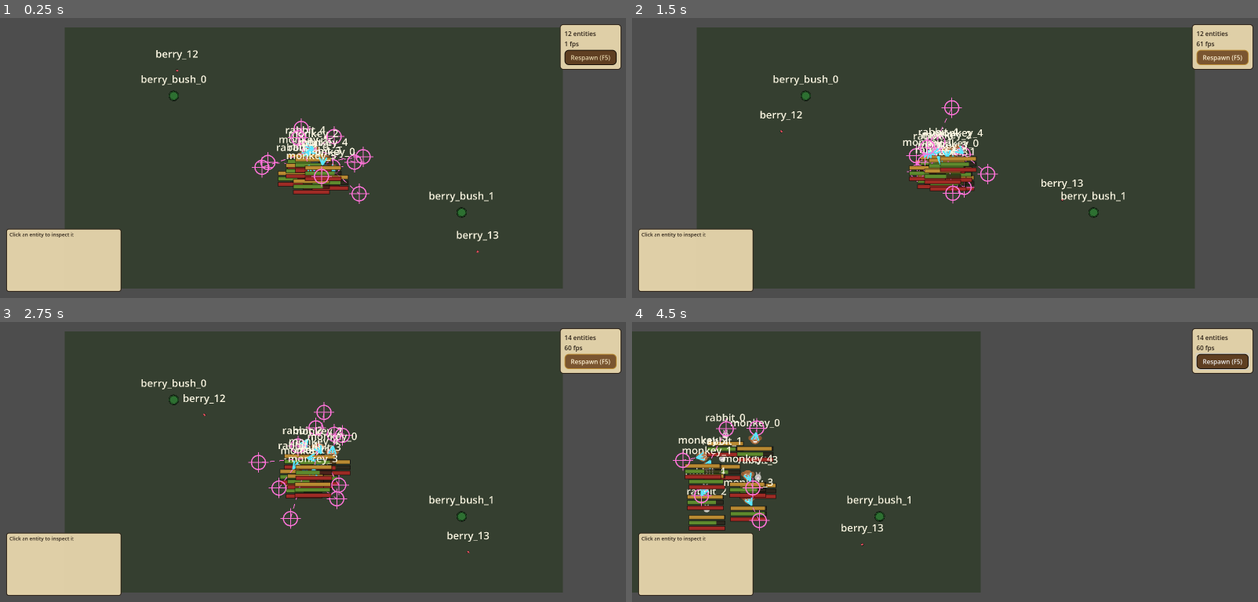
Above: before the commit, frames 1-4 (two rows, left to right).
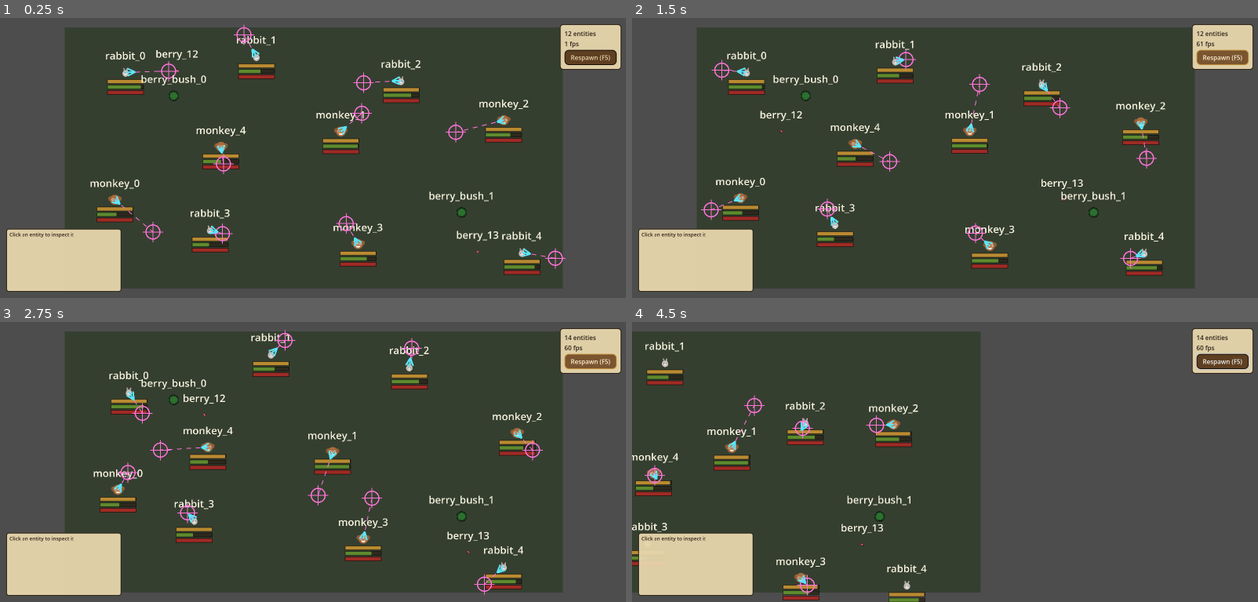
Above: after the commit, the same moments.

Repository: hafizosina/compilationpack
Game: Godot game, scene res://9. EcsSystem/main.tscn
Same seed, same stepped clock (60 frames per second), same inputs: the game is played once before the commit and once after it.
Inputs (mouse positions are in pixels of both pictures, inside the frame that each line leads up to):
- Up to frame 1 (0.25 s): no input
- Up to frame 2 (1.5 s): click "Respawn (F5)" at 0.5 s; click "Respawn (F5)" at 1.25 s
- Up to frame 3 (2.75 s): click "Respawn (F5)" at 2 s
- Up to frame 4 (4.5 s): tap Enter at 2.75 s; move the mouse to (1082, 448) at 2.77 s; hold Right (ui_right) 2.78-3.5 s; hold Shift (sprint) 2.78-3.5 s; click (1082, 448) at 2.92 s; drag from (819, 476) to (913, 518) at 3.52 s; move the mouse to (1007, 400) at 4.27 s; hold Right (ui_right) from 4.28 s (still down); hold Shift (sprint) from 4.28 s (still down)

The runs differ from the first frame. In frame 1, 6.7% of the frame differs, in the area x 14-91%, y 2-92%; in frame 2, 6.4%; in frame 3, 6.4%; in frame 4, 5.9%.

Commit message:
fix(ecs): animals start spread across the arena, and keep their authored energy
Co-Authored-By: Claude Opus 5.5 <noreply@anthropic.com>
Claude-Session: https://claude.ai/code/session_01XdArwM3qbhcZBnxhudxE3o

Diff:
--- a/9. EcsSystem/components/ecs_energy_component.gd
+++ b/9. EcsSystem/components/ecs_energy_component.gd
@@ -49,6 +49,8 @@
 var value: float = 100.0
 ## Whether the starting value has been rolled. Runtime state. A record keeps it,
 ## so an animal put back into the world keeps its energy rather than re-rolling.
+## A placement that authors its own `value` must set this true beside it, or the
+## roll overwrites the authored number on the first tick (world1.tres does).
 var rolled: bool = false
 
 func key() -> StringName:
--- a/9. EcsSystem/defs/world1.tres
+++ b/9. EcsSystem/defs/world1.tres
@@ -7,12 +7,14 @@
 script = ExtResource("place")
 entity_name = &"rabbit_0"
 type = &"rabbit"
+position = Vector2(-1250, -550)
 overrides = {
 "movement": {
 "speed": 176.0
 },
 "energy": {
-"value": 92.0
+"value": 92.0,
+"rolled": true
 }
 }
 
@@ -20,13 +22,14 @@
 script = ExtResource("place")
 entity_name = &"rabbit_1"
 type = &"rabbit"
-position = Vector2(18, -10)
+position = Vector2(-350, -620)
 overrides = {
 "movement": {
 "speed": 158.0
 },
 "energy": {
-"value": 61.0
+"value": 61.0,
+"rolled": true
 }
 }
 
@@ -34,13 +37,14 @@
 script = ExtResource("place")
 entity_name = &"rabbit_2"
 type = &"rabbit"
-position = Vector2(-15, 12)
+position = Vector2(600, -500)
 overrides = {
 "movement": {
 "speed": 168.0
 },
 "energy": {
-"value": 78.0
+"value": 78.0,
+"rolled": true
 }
 }
 
@@ -48,13 +52,14 @@
 script = ExtResource("place")
 entity_name = &"rabbit_3"
 type = &"rabbit"
-position = Vector2(10, 20)
+position = Vector2(-700, 450)
 overrides = {
 "movement": {
 "speed": 152.0
 },
 "energy": {
-"value": 47.0
+"value": 47.0,
+"rolled": true
 }
 }
 
@@ -62,13 +67,14 @@
 script = ExtResource("place")
 entity_name = &"rabbit_4"
 type = &"rabbit"
-position = Vector2(-20, -18)
+position = Vector2(1300, 600)
 overrides = {
 "movement": {
 "speed": 163.0
 },
 "energy": {
-"value": 85.0
+"value": 85.0,
+"rolled": true
 }
 }
 
@@ -76,13 +82,14 @@
 script = ExtResource("place")
 entity_name = &"monkey_0"
 type = &"monkey"
-position = Vector2(25, 5)
+position = Vector2(-1300, 250)
 overrides = {
 "movement": {
 "speed": 124.0
 },
 "energy": {
-"value": 55.0
+"value": 55.0,
+"rolled": true
 }
 }
 
@@ -90,13 +97,14 @@
 script = ExtResource("place")
 entity_name = &"monkey_1"
 type = &"monkey"
-position = Vector2(-28, 0)
+position = Vector2(150, -150)
 overrides = {
 "movement": {
 "speed": 136.0
 },
 "energy": {
-"value": 97.0
+"value": 97.0,
+"rolled": true
 }
 }
 
@@ -104,13 +112,14 @@
 script = ExtResource("place")
 entity_name = &"monkey_2"
 type = &"monkey"
-position = Vector2(5, -25)
+position = Vector2(1250, -250)
 overrides = {
 "movement": {
 "speed": 128.0
 },
 "energy": {
-"value": 68.0
+"value": 68.0,
+"rolled": true
 }
 }
 
@@ -118,13 +127,14 @@
 script = ExtResource("place")
 entity_name = &"monkey_3"
 type = &"monkey"
-position = Vector2(-8, 28)
+position = Vector2(300, 580)
 overrides = {
 "movement": {
 "speed": 133.0
 },
 "energy": {
-"value": 74.0
+"value": 74.0,
+"rolled": true
 }
 }
 
@@ -132,13 +142,14 @@
 script = ExtResource("place")
 entity_name = &"monkey_4"
 type = &"monkey"
-position = Vector2(30, -20)
+position = Vector2(-600, -100)
 overrides = {
 "movement": {
 "speed": 121.0
 },
 "energy": {
-"value": 51.0
+"value": 51.0,
+"rolled": true
 }
 }
 
